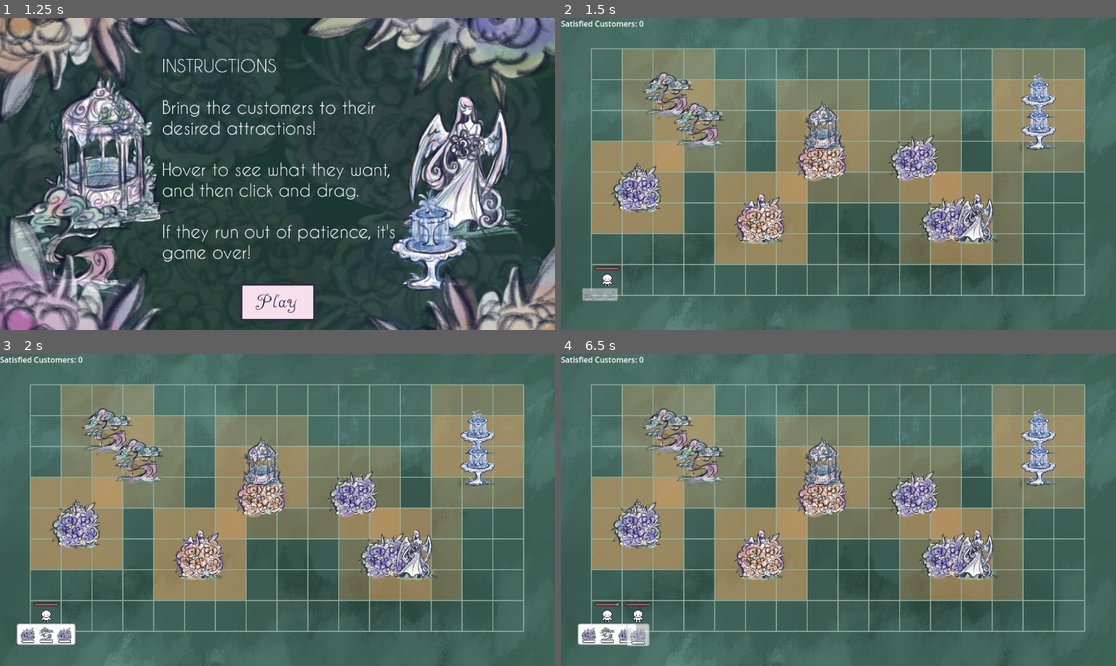
Above: before the commit, frames 1-4 (two rows, left to right).
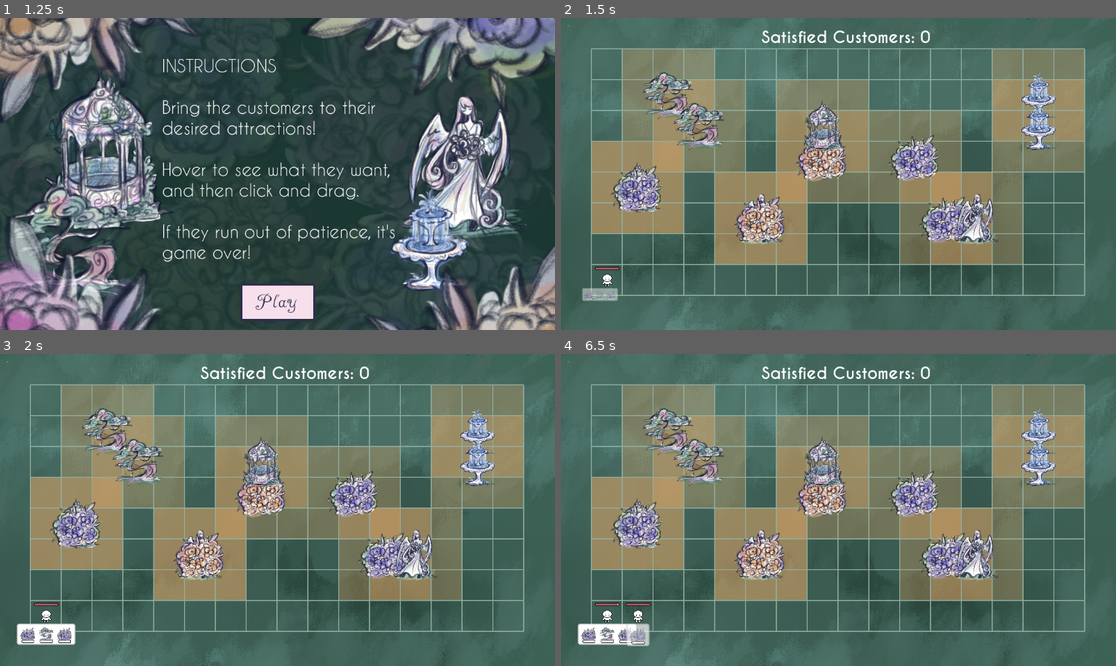
Above: after the commit, the same moments.

Repository: RianShinozaki/GardenExpress
Game: Godot game, scene res://Maps/title_screen.tscn
Two runs of this game, one before a commit and one after it. Both use one fixed random seed, a clock stepped at 60 frames per second and the inputs below.
Inputs (mouse positions are in pixels of both pictures, inside the frame that each line leads up to):
- Up to frame 1 (1.25 s): click "Start Game!" at 0.5 s
- Up to frame 2 (1.5 s): click "Play" at 1.25 s
- Up to frame 3 (2 s): no input
- Up to frame 4 (6.5 s): tap Enter at 2, 3.5, 5 s; move the mouse to (1038, 432) at 2.02 s; click (1038, 432) at 2.1 s; tap Space at 2.75, 4.25, 5.75 s; move the mouse to (666, 432) at 2.77 s; click (666, 432) at 2.85 s; move the mouse to (943, 553) at 3.52 s; click (943, 553) at 3.6 s; move the mouse to (821, 494) at 4.27 s; click (821, 494) at 4.35 s; move the mouse to (638, 522) at 5.02 s; click (638, 522) at 5.1 s; move the mouse to (760, 553) at 5.77 s; click (760, 553) at 5.85 s

Frame 1 is identical in both runs. In frame 2, 0.6% of the frame differs, in the area x 0-67%, y 0-9%; in frame 3, 0.6%; in frame 4, 0.6%, in the area x 0-67%, y 0-81%.

Commit message:
Small font change + gave customers more time

Diff:
--- a/Maps/game.tscn
+++ b/Maps/game.tscn
@@ -17,9 +17,14 @@
 [ext_resource type="Resource" uid="uid://dablhn7yad77q" path="res://Data/Pavilion.tres" id="11_1nv6u"]
 [ext_resource type="Resource" uid="uid://vk3xvdwu5lw8" path="res://Data/Statue.tres" id="12_k8udb"]
 [ext_resource type="Texture2D" uid="uid://3axvg5irc7ka" path="res://Art Assets/background.png" id="13_1nv6u"]
+[ext_resource type="FontFile" uid="uid://gdpuoe0nckqt" path="res://Art Assets/Fonts/CaviarDreams_Bold.ttf" id="18_cilgd"]
 
 [sub_resource type="Environment" id="Environment_feb5d"]
 background_mode = 3
+
+[sub_resource type="Theme" id="Theme_nr0wf"]
+default_font = ExtResource("18_cilgd")
+default_font_size = 33
 
 [node name="Game" type="Node2D"]
 texture_filter = 1
@@ -76,9 +81,12 @@
 environment = SubResource("Environment_feb5d")
 
 [node name="VBoxContainer" type="VBoxContainer" parent="."]
-offset_right = 40.0
-offset_bottom = 40.0
+offset_left = 416.0
+offset_top = 19.0
+offset_right = 767.0
+offset_bottom = 62.0
 
 [node name="SatisfiedCustomersLabel" type="Label" parent="VBoxContainer"]
 layout_mode = 2
+theme = SubResource("Theme_nr0wf")
 text = "Satisfied Customers: 0"
--- a/Scripts/customer_object.gd
+++ b/Scripts/customer_object.gd
@@ -31,7 +31,7 @@
 	monuments_to_visit = all_monuments.slice(0, num_monuments)
 
 	# patience is multiplied by number of monuments
-	patience_bar.max_value = time_remaining * monuments_to_visit.size()
+	patience_bar.max_value = time_remaining * (monuments_to_visit.size() + 2)
 	time_remaining = patience_bar.max_value
 	patience_bar.value = time_remaining
 
Not shown: 1 places in Maps/game.tscn that only renumber resources
